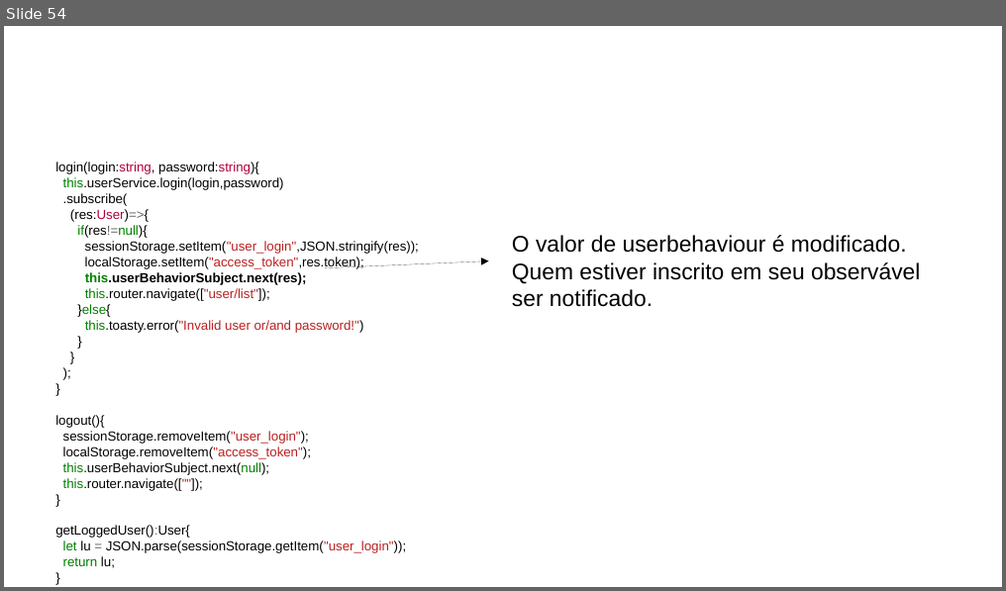
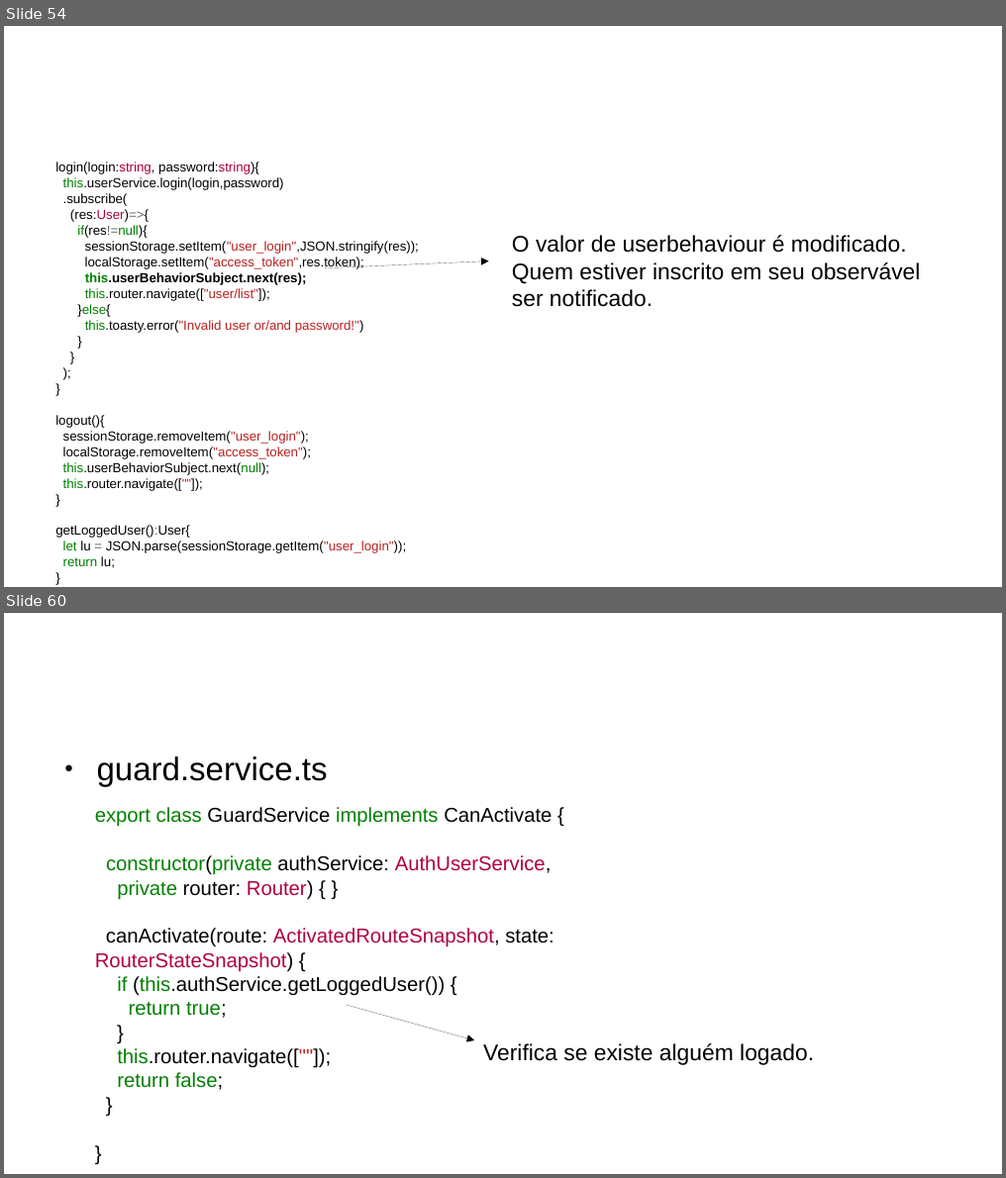
Before and after one commit to CCastro01/PIW-2019_1, a slide deck: SLIDES/14 - Refatoração do Projeto CRUD.odp. Shown one above the other, each under a label of ours: slide 54 before the commit, slides 54 and 60 after it; the slides between them are not shown. The pictures are 1006x591 and 1006x1178 pixels, drawn with LibreOffice and Linux fonts; fonts in the diff are those of the drawing; background and template pictures are left out. Boxes give left, top, right and bottom in pixels: in the first picture for what was removed or moved away, otherwise in the second. Text is boxed around its words. In the diff, an @@ line names an element or a change of style, - is before the commit and + after.

```diff
--- a/SLIDES/14 - Refatoração do Projeto CRUD.odp
+++ b/SLIDES/14 - Refatoração do Projeto CRUD.odp
@@ slide 60 added at bbox=[4, 613, 1002, 1174], background #FFFFFF @@
@@ title added at bbox=[54, 635, 749, 727], 32 pt, text #FFFFFF, bold @@
+Angular – Login - Ativo
@@ text added at bbox=[97, 757, 328, 787], 26 pt, text #000000 @@
+● guard.service.ts
@@ text added at bbox=[95, 807, 554, 1090], 16 pt, text #000000 @@
+export class GuardService implements CanActivate {
+constructor(private authService: AuthUserService,
+private router: Router) { }
+canActivate(route: ActivatedRouteSnapshot, state: RouterStateSnapshot) {
+if (this.authService.getLoggedUser()) {
+return true;
+}
+this.router.navigate([""]);
+return false;
+}
+}
@@ arrow added from (347, 1005) to (475, 1041), #000000 0 pt @@
@@ text added at bbox=[483, 1044, 814, 1065], 18 pt, text #000000 @@
+Verifica se existe alguém logado.
```
Also in this commit, not shown: 1 slide changed, 5 other slides added, 2 other files.
